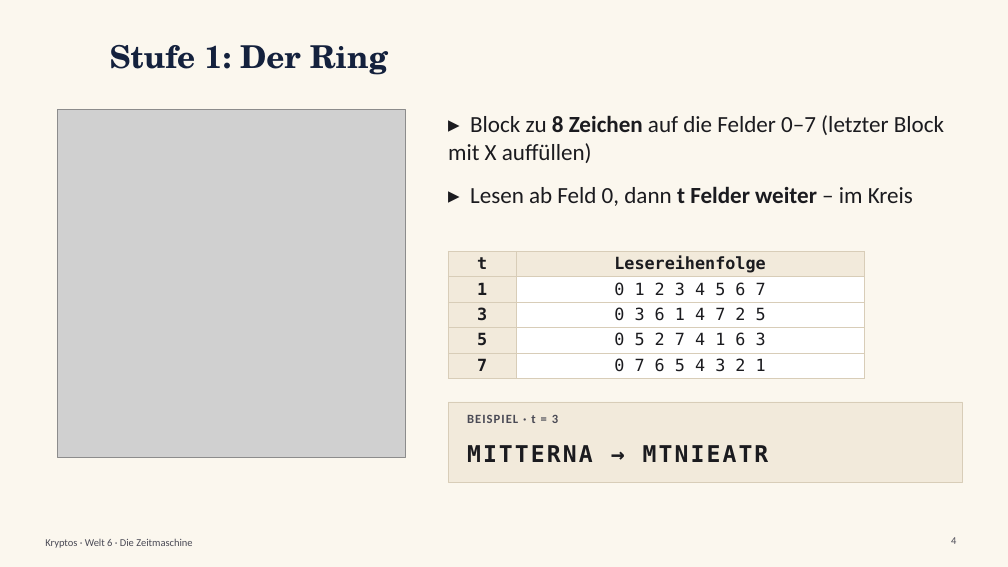
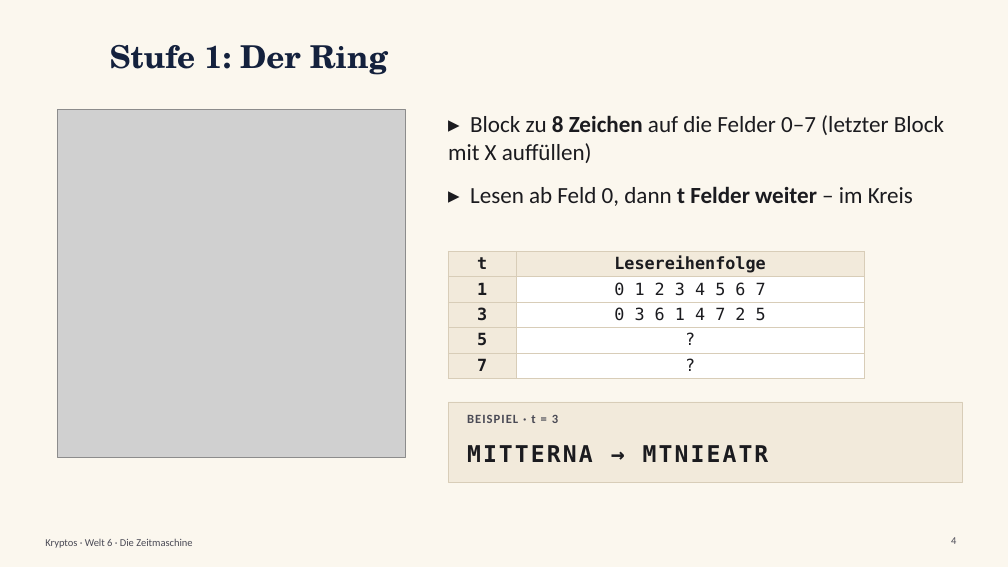
Before and after one commit to frankjuchim/kryptos, a slide deck: slide 4 of materialien/Welt6_Zeitmaschine/1_Praesentation/KR_W6_Praesentation_Zeitmaschine.pptx. Drawn at 1008x567 pixels with LibreOffice and Linux fonts; fonts in the diff are those of the drawing; grey boxes stand for pictures; background and template pictures are left out. Boxes give left, top, right and bottom in pixels: in the first picture for what was removed or moved away, otherwise in the second. Text is boxed around its words. In the diff, an @@ line names an element or a change of style, - is before the commit and + after.

```diff
--- a/materialien/Welt6_Zeitmaschine/1_Praesentation/KR_W6_Praesentation_Zeitmaschine.pptx
+++ b/materialien/Welt6_Zeitmaschine/1_Praesentation/KR_W6_Praesentation_Zeitmaschine.pptx
@@ table at <box>448,251,864,375</box> @@
-row 4, column 2: 0 5 2 7 4 1 6 3
+row 4, column 2: ?
-row 5, column 2: 0 7 6 5 4 3 2 1
+row 5, column 2: ?
```
Also in this commit, not shown: 53 other files.
